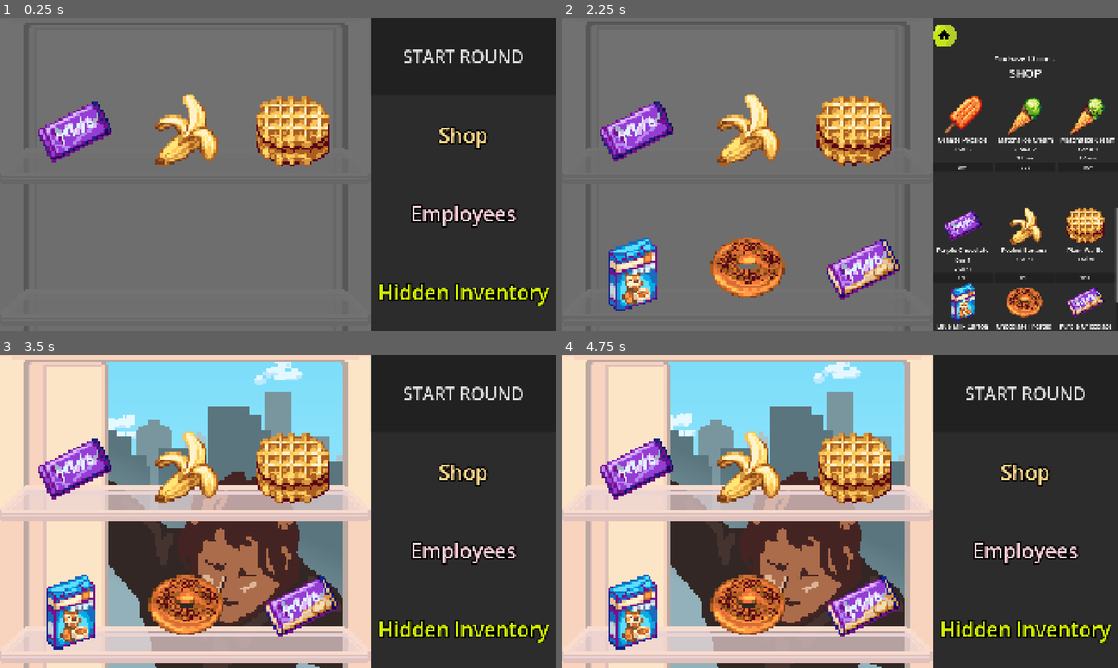
Above: before the commit, frames 1-4 (two rows, left to right).
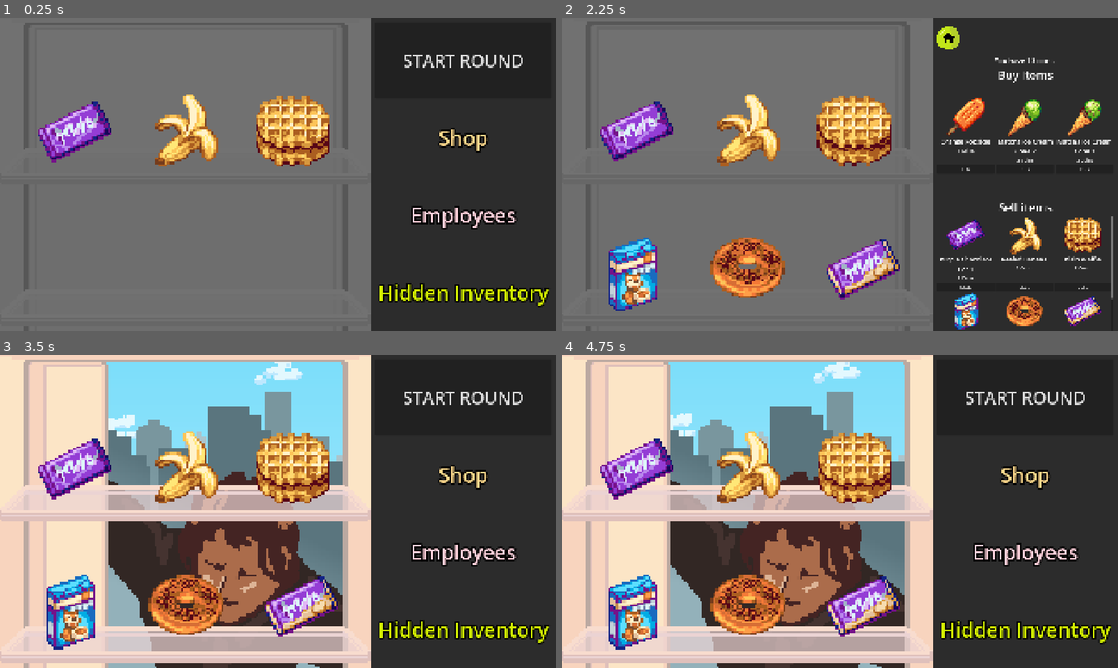
Above: after the commit, the same moments.

Repository: terebigeemu/usydjam
Game: Godot game, scene res://scenes/fridge.tscn
Same seed, same stepped clock (60 frames per second), same inputs: the game is played once before the commit and once after it.
Inputs (mouse positions are in pixels of both pictures, inside the frame that each line leads up to; where the layout moved, square brackets give the same spot in the first picture):
- Up to frame 1 (0.25 s): no input
- Up to frame 2 (2.25 s): click "START ROUND" at 0.5 s; click "START ROUND" at 1.25 s; click "Shop" at 2 s
- Up to frame 3 (3.5 s): click (389, 376) [383, 373] at 2.75 s
- Up to frame 4 (4.75 s): click "Employees" at 3.5 s; click (951, 380) [945, 373] at 4.25 s

The runs differ from the first frame. In frame 1, 1.8% of the frame differs, in the area x 68-99%, y 10-93%; in frame 2, 6.7%, in the area x 66-100%, y 2-100%; in frame 3, 1.8%; in frame 4, 1.8%.

Commit message:
ui padding margincontainer

Diff:
--- a/scenes/UI.tscn
+++ b/scenes/UI.tscn
@@ -29,6 +29,10 @@
 [node name="MarginContainer" type="MarginContainer" parent="PanelContainer" unique_id=281203841]
 layout_mode = 2
 mouse_filter = 2
+theme_override_constants/margin_left = 15
+theme_override_constants/margin_top = 15
+theme_override_constants/margin_right = 15
+theme_override_constants/margin_bottom = 0
 
 [node name="MainMenu" type="VBoxContainer" parent="PanelContainer/MarginContainer" unique_id=176046976]
 visible = false
@@ -98,10 +102,10 @@
 text = "erm you should not see this"
 horizontal_alignment = 1
 
-[node name="ShopLabel" type="Label" parent="PanelContainer/MarginContainer/ShopPage" unique_id=875980187]
+[node name="BuyLabel" type="Label" parent="PanelContainer/MarginContainer/ShopPage" unique_id=875980187]
 layout_mode = 2
 theme_override_font_sizes/font_size = 40
-text = "SHOP"
+text = "Buy items"
 horizontal_alignment = 1
 
 [node name="BuySection" type="MarginContainer" parent="PanelContainer/MarginContainer/ShopPage" unique_id=1821928613]
@@ -114,6 +118,12 @@
 layout_mode = 2
 theme_override_constants/h_separation = 8
 columns = 3
+
+[node name="SellLabel" type="Label" parent="PanelContainer/MarginContainer/ShopPage" unique_id=1948373572]
+layout_mode = 2
+theme_override_font_sizes/font_size = 40
+text = "Sell items"
+horizontal_alignment = 1
 
 [node name="SellSection" type="ScrollContainer" parent="PanelContainer/MarginContainer/ShopPage" unique_id=950362076]
 layout_mode = 2
